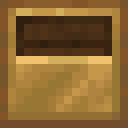
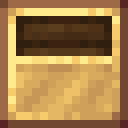
Revision of a layered 128×128 image; what changed, layer by layer:
added layer "Calque copié #2" above "Calque copié #1" over [16, 56, 112, 112]
added layer "Calque copié #1" above "Calque copié" over [0, 0, 128, 128]
hid "Calque copié" over [16, 56, 112, 112]
hid "monitor_advanced_32.png" over [0, 0, 128, 128]
